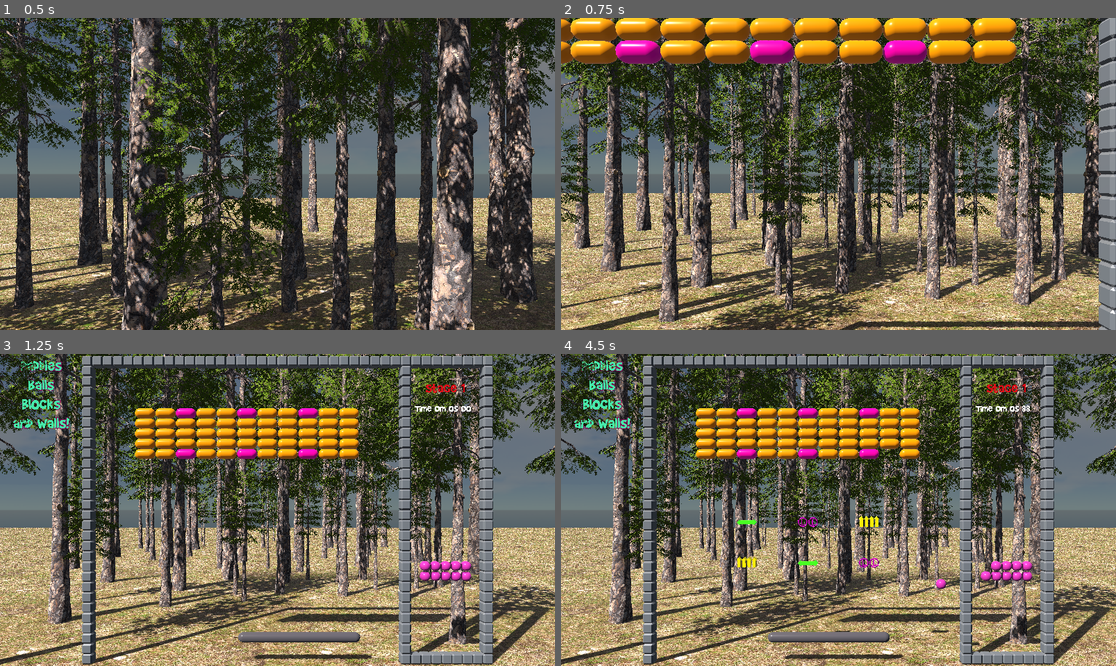
Above: before the commit, frames 1-4 (two rows, left to right).
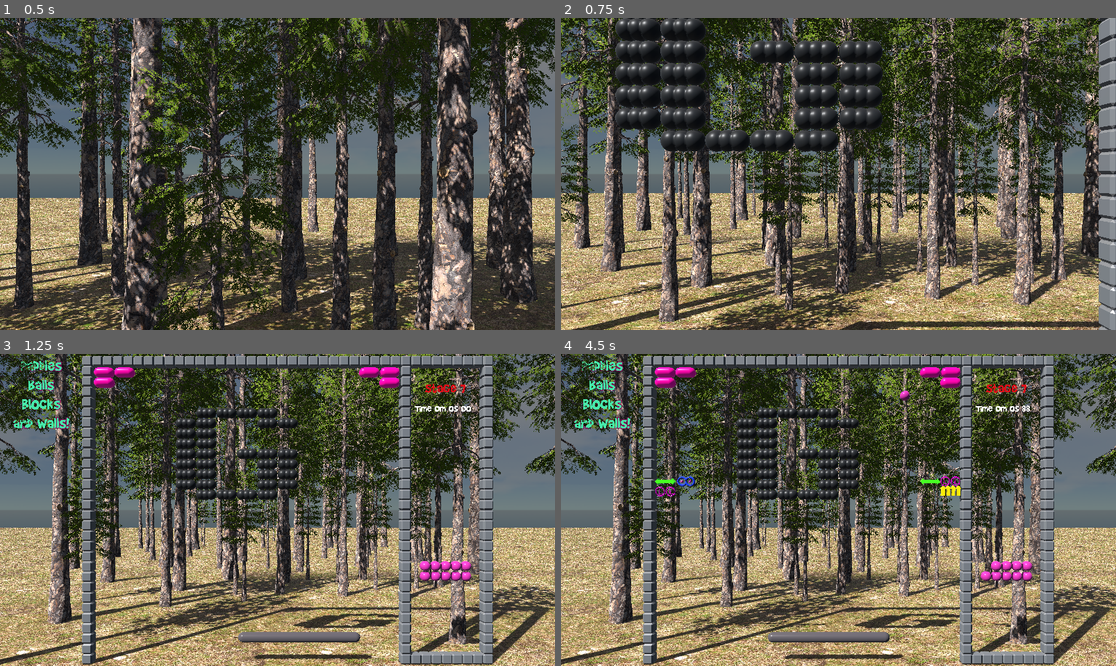
Above: after the commit, the same moments.

Repository: Chaduke/paddles_balls_blocks_walls
Game: Godot game, scene res://scenes/main.tscn
Same seed, same stepped clock (60 frames per second), same inputs: the game is played once before the commit and once after it.
Inputs (mouse positions are in pixels of both pictures, inside the frame that each line leads up to):
- Up to frame 1 (0.5 s): no input
- Up to frame 2 (0.75 s): move the mouse to (866, 174) at 0.52 s; right-click (866, 174) at 0.6 s
- Up to frame 3 (1.25 s): no input
- Up to frame 4 (4.5 s): tap Enter at 1.25 s; move the mouse to (810, 510) at 1.27 s; click (810, 510) at 1.35 s; tap R (reset) at 2 s; move the mouse to (849, 503) at 2.02 s; right-click (849, 503) at 2.1 s; move the mouse to (832, 516) at 2.77 s; click (832, 516) at 2.85 s; move the mouse to (877, 513) at 3.52 s; right-click (877, 513) at 3.6 s; move the mouse to (794, 506) at 4.27 s; click (794, 506) at 4.35 s

Frame 1 is identical in both runs. In frame 2, 17% of the frame differs, in the area x 0-83%, y 0-100%; in frame 3, 8.7%; in frame 4, 9.5%.
Error before the commit: Attempt to call function 'add_child' in base 'null instance' on a null instance. (res://scripts/block.gd:11)

Commit message:
Added stage 7 and basic working "magnet" blocks!

Diff:
--- /dev/null
+++ b/scenes/block_magnet.tscn
@@ -0,0 +1,26 @@
+[gd_scene load_steps=5 format=3 uid="uid://daikol3hkb7tv"]
+
+[ext_resource type="PackedScene" uid="uid://c7yuq45apg8uo" path="res://assets/models/block_magnet.glb" id="1_hi3q8"]
+[ext_resource type="Script" path="res://scripts/block_magnet.gd" id="1_ss18e"]
+
+[sub_resource type="CapsuleShape3D" id="CapsuleShape3D_uegif"]
+
+[sub_resource type="SphereShape3D" id="SphereShape3D_8728f"]
+radius = 3.0
+
+[node name="block_magnet" type="StaticBody3D"]
+script = ExtResource("1_ss18e")
+
+[node name="CollisionShape3D" type="CollisionShape3D" parent="."]
+transform = Transform3D(-4.37114e-08, -1, 0, 1, -4.37114e-08, 0, 0, 0, 1, 0, 0, 0)
+shape = SubResource("CapsuleShape3D_uegif")
+
+[node name="block_magnet" parent="." instance=ExtResource("1_hi3q8")]
+
+[node name="magnetic_influence" type="Area3D" parent="."]
+collision_layer = 32
+
+[node name="CollisionShape3D" type="CollisionShape3D" parent="magnetic_influence"]
+shape = SubResource("SphereShape3D_8728f")
+
+[connection signal="body_entered" from="magnetic_influence" to="." method="_on_magnetic_influence_body_entered"]
--- /dev/null
+++ b/scenes/blocks_7.tscn
@@ -0,0 +1,123 @@
+[gd_scene load_steps=3 format=3 uid="uid://dfxtylrr2rio8"]
+
+[ext_resource type="PackedScene" uid="uid://daikol3hkb7tv" path="res://scenes/block_magnet.tscn" id="2_pt8rm"]
+[ext_resource type="PackedScene" uid="uid://caad1bitssj3a" path="res://scenes/block_pink.tscn" id="2_vag2k"]
+
+[node name="blocks_7" type="Node3D"]
+
+[node name="block" parent="." instance=ExtResource("2_vag2k")]
+transform = Transform3D(1, 0, 0, 0, 1, 0, 0, 0, 1, 1.5, 28.5, 0)
+
+[node name="block4" parent="." instance=ExtResource("2_vag2k")]
+transform = Transform3D(1, 0, 0, 0, 1, 0, 0, 0, 1, 29.5, 28.5, 0)
+
+[node name="block6" parent="." instance=ExtResource("2_vag2k")]
+transform = Transform3D(1, 0, 0, 0, 1, 0, 0, 0, 1, 29.5, 27.5, 0)
+
+[node name="block5" parent="." instance=ExtResource("2_vag2k")]
+transform = Transform3D(1, 0, 0, 0, 1, 0, 0, 0, 1, 27.5, 28.5, 0)
+
+[node name="block3" parent="." instance=ExtResource("2_vag2k")]
+transform = Transform3D(1, 0, 0, 0, 1, 0, 0, 0, 1, 1.5, 27.5, 0)
+
+[node name="block2" parent="." instance=ExtResource("2_vag2k")]
+transform = Transform3D(1, 0, 0, 0, 1, 0, 0, 0, 1, 3.5, 28.5, 0)
+
+[node name="block_magnet34" parent="." instance=ExtResource("2_pt8rm")]
+transform = Transform3D(1, 0, 0, 0, 1, 0, 0, 0, 1, 9.5, 17.5, 0)
+
+[node name="block_magnet35" parent="." instance=ExtResource("2_pt8rm")]
+transform = Transform3D(1, 0, 0, 0, 1, 0, 0, 0, 1, 9.5, 18.5, 0)
+
+[node name="block_magnet36" parent="." instance=ExtResource("2_pt8rm")]
+transform = Transform3D(1, 0, 0, 0, 1, 0, 0, 0, 1, 9.5, 19.5, 0)
+
+[node name="block_magnet37" parent="." instance=ExtResource("2_pt8rm")]
+transform = Transform3D(1, 0, 0, 0, 1, 0, 0, 0, 1, 9.5, 20.5, 0)
+
+[node name="block_magnet38" parent="." instance=ExtResource("2_pt8rm")]
+transform = Transform3D(1, 0, 0, 0, 1, 0, 0, 0, 1, 9.5, 21.5, 0)
+
+[node name="block_magnet39" parent="." instance=ExtResource("2_pt8rm")]
+transform = Transform3D(1, 0, 0, 0, 1, 0, 0, 0, 1, 9.5, 22.5, 0)
+
+[node name="block_magnet40" parent="." instance=ExtResource("2_pt8rm")]
+transform = Transform3D(1, 0, 0, 0, 1, 0, 0, 0, 1, 9.5, 23.5, 0)
+
+[node name="block_magnet41" parent="." instance=ExtResource("2_pt8rm")]
+transform = Transform3D(1, 0, 0, 0, 1, 0, 0, 0, 1, 11.5, 17.5, 0)
+
+[node name="block_magnet58" parent="." instance=ExtResource("2_pt8rm")]
+transform = Transform3D(1, 0, 0, 0, 1, 0, 0, 0, 1, 17.5, 17.5, 0)
+
+[node name="block_magnet59" parent="." instance=ExtResource("2_pt8rm")]
+transform = Transform3D(1, 0, 0, 0, 1, 0, 0, 0, 1, 19.5, 17.5, 0)
+
+[node name="block_magnet60" parent="." instance=ExtResource("2_pt8rm")]
+transform = Transform3D(1, 0, 0, 0, 1, 0, 0, 0, 1, 17.5, 18.5, 0)
+
+[node name="block_magnet61" parent="." instance=ExtResource("2_pt8rm")]
+transform = Transform3D(1, 0, 0, 0, 1, 0, 0, 0, 1, 19.5, 18.5, 0)
+
+[node name="block_magnet62" parent="." instance=ExtResource("2_pt8rm")]
+transform = Transform3D(1, 0, 0, 0, 1, 0, 0, 0, 1, 17.5, 19.5, 0)
+
+[node name="block_magnet63" parent="." instance=ExtResource("2_pt8rm")]
+transform = Transform3D(1, 0, 0, 0, 1, 0, 0, 0, 1, 19.5, 19.5, 0)
+
+[node name="block_magnet64" parent="." instance=ExtResource("2_pt8rm")]
+transform = Transform3D(1, 0, 0, 0, 1, 0, 0, 0, 1, 17.5, 20.5, 0)
+
+[node name="block_magnet66" parent="." instance=ExtResource("2_pt8rm")]
+transform = Transform3D(1, 0, 0, 0, 1, 0, 0, 0, 1, 15.5, 20.5, 0)
+
+[node name="block_magnet65" parent="." instance=ExtResource("2_pt8rm")]
+transform = Transform3D(1, 0, 0, 0, 1, 0, 0, 0, 1, 19.5, 20.5, 0)
+
+[node name="block_magnet49" parent="." instance=ExtResource("2_pt8rm")]
+transform = Transform3D(1, 0, 0, 0, 1, 0, 0, 0, 1, 11.5, 16.5, 0)
+
+[node name="block_magnet55" parent="." instance=ExtResource("2_pt8rm")]
+transform = Transform3D(1, 0, 0, 0, 1, 0, 0, 0, 1, 13.5, 16.5, 0)
+
+[node name="block_magnet56" parent="." instance=ExtResource("2_pt8rm")]
+transform = Transform3D(1, 0, 0, 0, 1, 0, 0, 0, 1, 15.5, 16.5, 0)
+
+[node name="block_magnet57" parent="." instance=ExtResource("2_pt8rm")]
+transform = Transform3D(1, 0, 0, 0, 1, 0, 0, 0, 1, 17.5, 16.5, 0)
+
+[node name="block_magnet42" parent="." instance=ExtResource("2_pt8rm")]
+transform = Transform3D(1, 0, 0, 0, 1, 0, 0, 0, 1, 11.5, 18.5, 0)
+
+[node name="block_magnet43" parent="." instance=ExtResource("2_pt8rm")]
+transform = Transform3D(1, 0, 0, 0, 1, 0, 0, 0, 1, 11.5, 19.5, 0)
+
+[node name="block_magnet44" parent="." instance=ExtResource("2_pt8rm")]
+transform = Transform3D(1, 0, 0, 0, 1, 0, 0, 0, 1, 11.5, 20.5, 0)
+
+[node name="block_magnet45" parent="." instance=ExtResource("2_pt8rm")]
+transform = Transform3D(1, 0, 0, 0, 1, 0, 0, 0, 1, 11.5, 21.5, 0)
+
+[node name="block_magnet46" parent="." instance=ExtResource("2_pt8rm")]
+transform = Transform3D(1, 0, 0, 0, 1, 0, 0, 0, 1, 11.5, 22.5, 0)
+
+[node name="block_magnet47" parent="." instance=ExtResource("2_pt8rm")]
+transform = Transform3D(1, 0, 0, 0, 1, 0, 0, 0, 1, 11.5, 23.5, 0)
+
+[node name="block_magnet48" parent="." instance=ExtResource("2_pt8rm")]
+transform = Transform3D(1, 0, 0, 0, 1, 0, 0, 0, 1, 11.5, 24.5, 0)
+
+[node name="block_magnet50" parent="." instance=ExtResource("2_pt8rm")]
+transform = Transform3D(1, 0, 0, 0, 1, 0, 0, 0, 1, 13.5, 24.5, 0)
+
+[node name="block_magnet51" parent="." instance=ExtResource("2_pt8rm")]
+transform = Transform3D(1, 0, 0, 0, 1, 0, 0, 0, 1, 15.5, 24.5, 0)
+
+[node name="block_magnet52" parent="." instance=ExtResource("2_pt8rm")]
+transform = Transform3D(1, 0, 0, 0, 1, 0, 0, 0, 1, 17.5, 24.5, 0)
+
+[node name="block_magnet53" parent="." instance=ExtResource("2_pt8rm")]
+transform = Transform3D(1, 0, 0, 0, 1, 0, 0, 0, 1, 17.5, 23.5, 0)
+
+[node name="block_magnet54" parent="." instance=ExtResource("2_pt8rm")]
+transform = Transform3D(1, 0, 0, 0, 1, 0, 0, 0, 1, 19.5, 23.5, 0)
--- a/scenes/stage.tscn
+++ b/scenes/stage.tscn
@@ -81,7 +81,7 @@
 [node name="forest" parent="." instance=ExtResource("8_y451n")]
 
 [node name="stage_clear_label" type="Label3D" parent="."]
-transform = Transform3D(1, 0, 0, 0, 1, 0, 0, 0, 1, 16, 16, 0)
+transform = Transform3D(1, 0, 0, 0, 1, 0, 0, 0, 1, 16, 16, 0.1)
 visible = false
 modulate = Color(0.983983, 0.286034, 0, 1)
 text = "Stage 0 Cleared!"
@@ -90,7 +90,7 @@
 outline_size = 50
 
 [node name="stage_clear_label2" type="Label3D" parent="."]
-transform = Transform3D(1, 0, 0, 0, 1, 0, 0, 0, 1, 16, 14.4222, 0)
+transform = Transform3D(1, 0, 0, 0, 1, 0, 0, 0, 1, 16, 14.422, 0.1)
 visible = false
 modulate = Color(0.984314, 0, 0, 1)
 text = "Click to load next level"
@@ -109,7 +109,7 @@
 outline_size = 50
 
 [node name="all_stages_clear_label2" type="Label3D" parent="."]
-transform = Transform3D(1, 0, 0, 0, 1, 0, 0, 0, 1, 16, 14.4222, 0)
+transform = Transform3D(1, 0, 0, 0, 1, 0, 0, 0, 1, 16, 14.422, 0)
 visible = false
 modulate = Color(0.984314, 0, 0, 1)
 text = "Click to play again, ESC to exit"
--- /dev/null
+++ b/scripts/block_magnet.gd
@@ -0,0 +1,12 @@
+extends StaticBody3D
+
+func _on_magnetic_influence_body_entered(body):
+	if body.name.begins_with("ball"):
+		if body.position.x > position.x:
+			body.linear_velocity.x += 10
+		else:
+			body.linear_velocity.x -= 10
+		if body.position.y > position.y:
+			body.linear_velocity.y += 10
+		else:
+			body.linear_velocity.y -= 10
--- a/scripts/global.gd
+++ b/scripts/global.gd
@@ -1,7 +1,7 @@
 # global.gd
 extends Node
 
-var current_stage = 1
+var current_stage = 7
 var current_ball_size = 2
 var infinite_balls = false
 
--- a/scripts/stage.gd
+++ b/scripts/stage.gd
@@ -2,7 +2,7 @@
 
 var current_blocks
 var stages_available = true
-var total_stages = 7
+var total_stages = 8
 var block_scene_paths = []
 var non_blocks_count = 0
 
@@ -62,7 +62,9 @@
 	$stage_clear_label2.visible = true
 	var main_scene = get_tree().root.get_child(1)
 	main_scene.remove_all_balls()
-
+	for child in current_blocks.get_children():
+		if child.name.begins_with("flow_arrows"):
+			child.queue_free()
 
 func load_next_stage():
 	$stage_clear_label.visible = false
Binary file added: assets/models/block_magnet.glb
